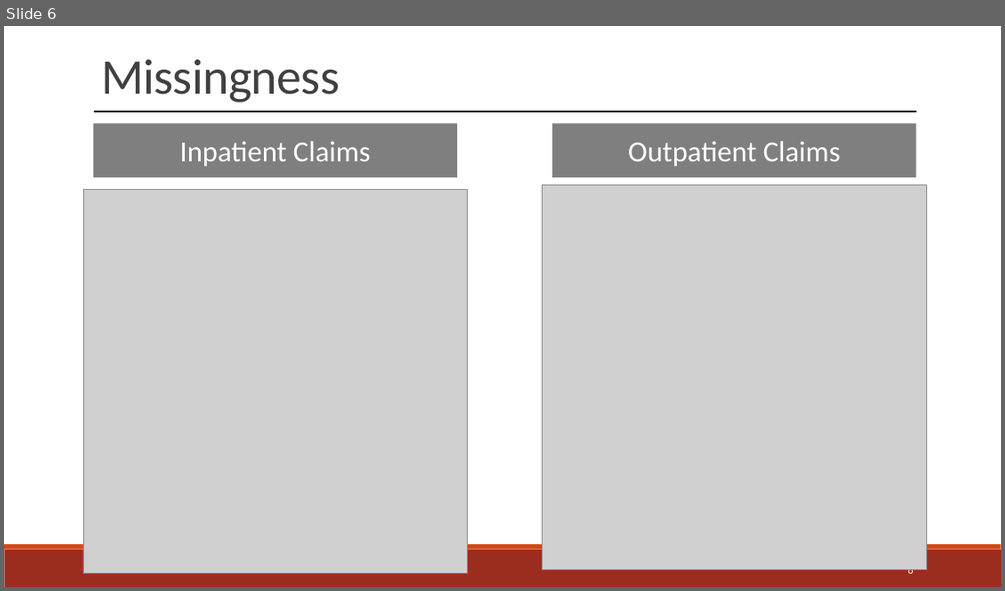
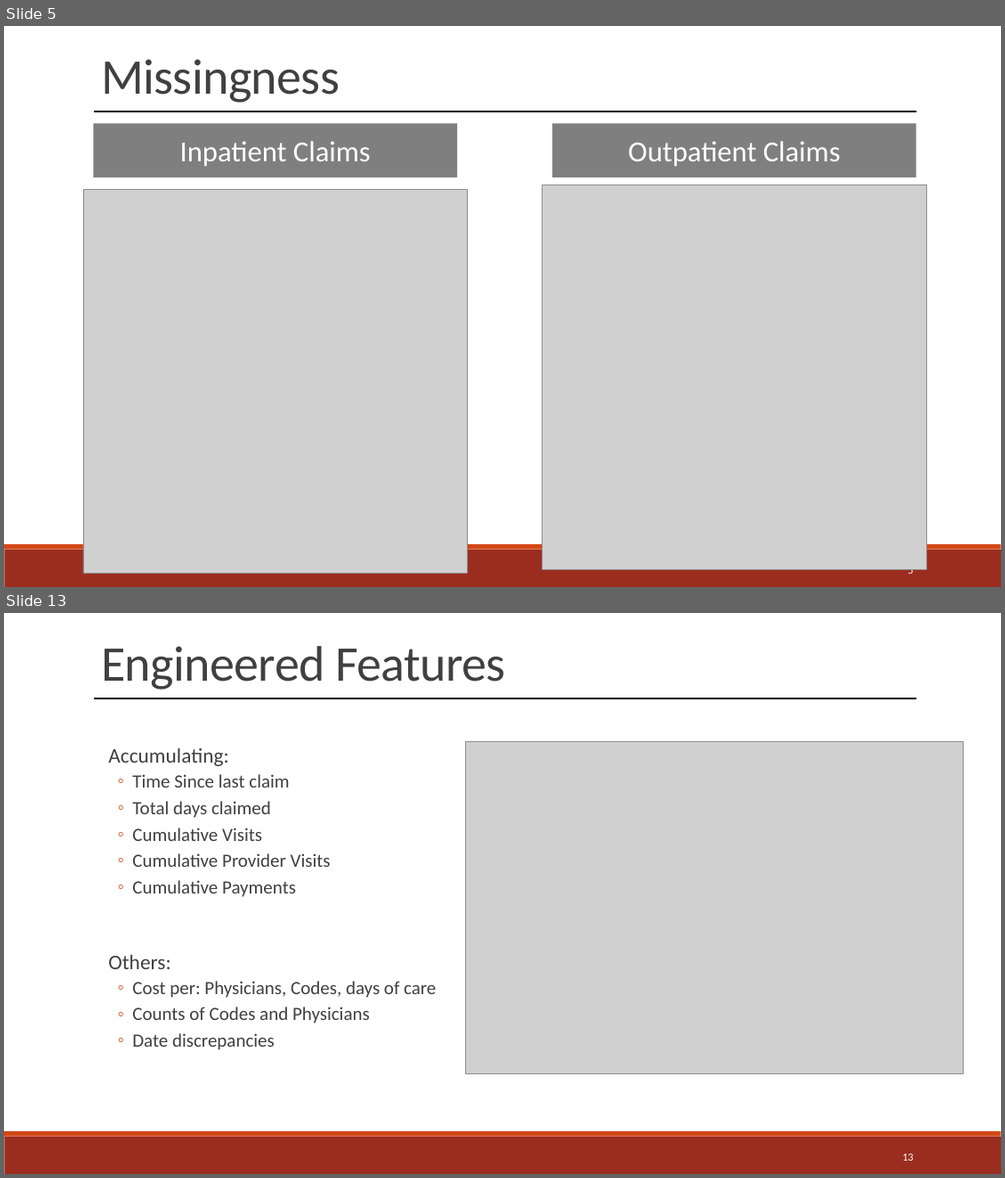
Before and after one commit to jwelch1123/healthcare_fraud_detection, a slide deck: Presentation.pptx. Shown one above the other, each under a label of ours: slide 6 before the commit, slides 5 and 13 after it; the slides between them are not shown. The pictures are 1005x591 and 1005x1178 pixels, drawn with LibreOffice and Linux fonts; fonts in the diff are those of the drawing; grey boxes stand for pictures. Boxes give left, top, right and bottom in pixels: in the first picture for what was removed or moved away, otherwise in the second. Text is boxed around its words. In the diff, an @@ line names an element or a change of style, - is before the commit and + after.

```diff
--- a/Presentation.pptx
+++ b/Presentation.pptx
@@ slide 13 added at box(4, 613, 1001, 1174), background #FFFFFF; not listed: 2 template elements that a slide beside it also shows @@
@@ text added at box(101, 646, 506, 690), 48 pt, text #404040 @@
+Engineered Features
@@ line added from (94, 698) to (916, 698), #000000 1.5 pt @@
@@ picture added at box(465, 742, 963, 1074) @@
@@ text added at box(108, 748, 436, 1050), 18 pt, text #404040 @@
+  Accumulating:
+  ◦ Time Since last claim
+  ◦ Total days claimed
+  ◦ Cumulative Visits
+  ◦ Cumulative Provider Visits
+  ◦ Cumulative Payments
+  Others:
+  ◦ Cost per: Physicians, Codes, days of care
+  ◦ Counts of Codes and Physicians
+  ◦ Date discrepancies
@@ page number added at box(902, 1153, 913, 1160), 10.5 pt, text #FFFFFF @@
+13
@@ what was slide 6 is now slide 5 @@
@@ page number at box(907, 564, 913, 576): text changed @@
-6
+5
```
Also in this commit, not shown: 3 slides changed, 18 other slides added, 17 slides removed, 7 other files.
